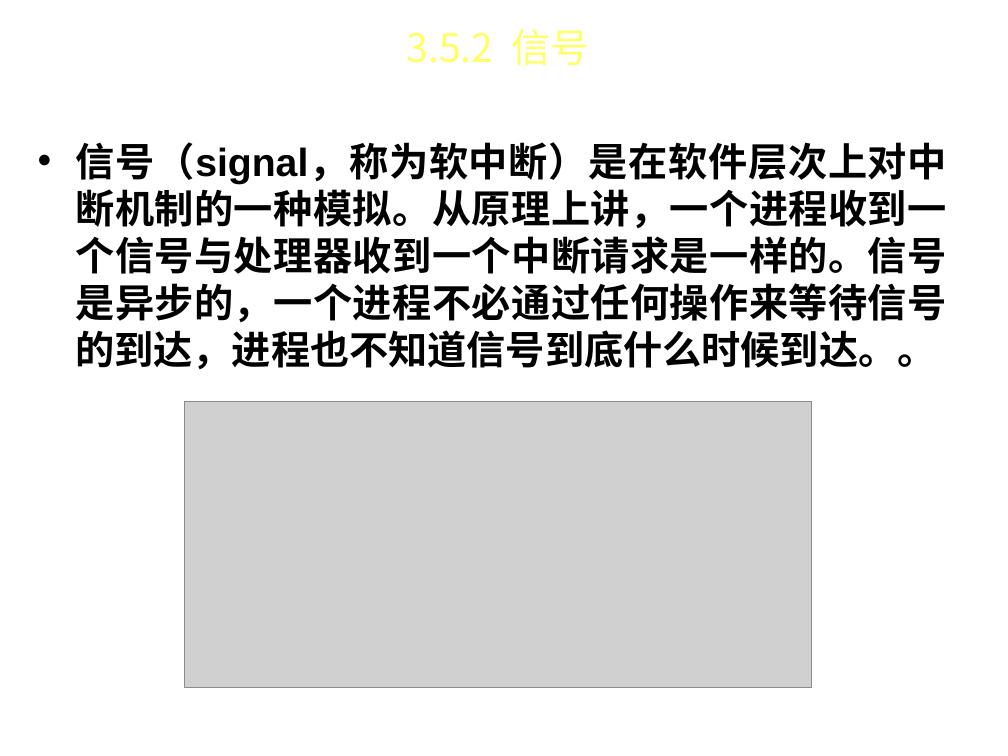
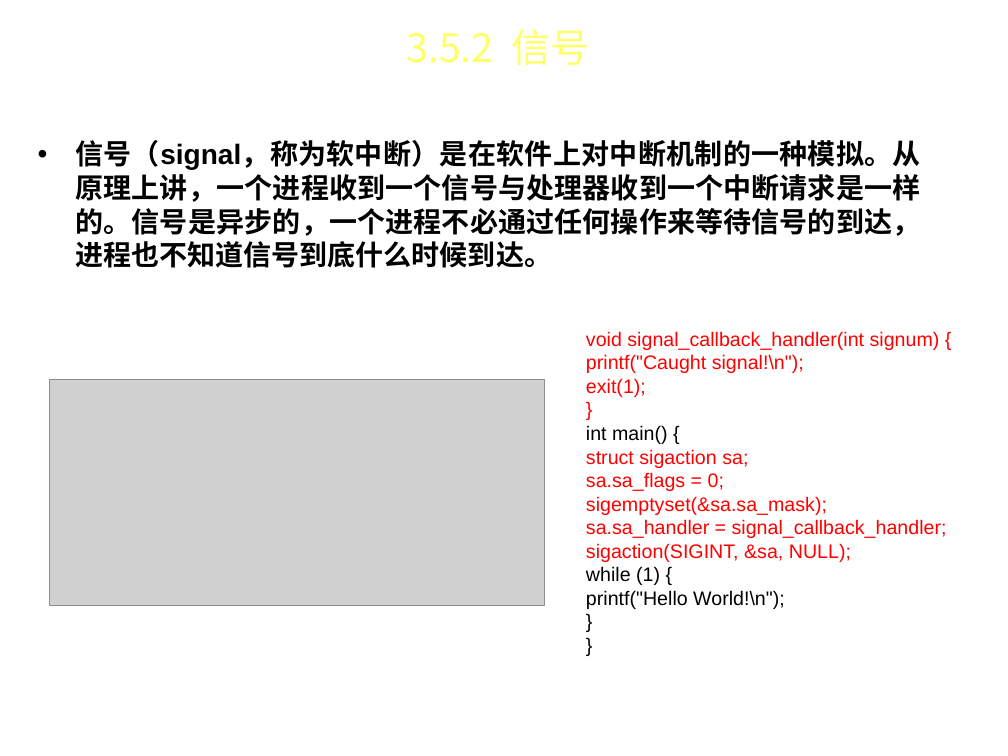
Before and after one commit to FourierAI/Operating-system, a slide deck: slide 40 of 操作系统-第3章.ppt (slide 53 before the commit). Drawn at 1008x756 pixels with LibreOffice and Linux fonts; fonts in the diff are those of the drawing; grey boxes stand for pictures; background and template pictures are left out. Boxes give left, top, right and bottom in pixels: in the first picture for what was removed or moved away, otherwise in the second. Text is boxed around its words. In the diff, an @@ line names an element or a change of style, - is before the commit and + after.

Commit message:
lec03

```diff
--- a/操作系统-第3章.ppt
+++ b/操作系统-第3章.ppt
@@ text at (x1=75, y1=140, x2=920, y2=268): text changed; size 28 to 20 pt @@
-• 信号（signal，称为软中断）是在软件层次上对中断机制的一种模拟。从原理上讲，一个进程收到一个信号与处理器收到一个中断请求是一样的。信号是异步的，一个进程不必通过任何操作来等待信号的到达，进程也不知道信号到底什么时候到达。。
+• 信号（signal，称为软中断）是在软件上对中断机制的一种模拟。从原理上讲，一个进程收到一个信号与处理器收到一个中断请求是一样的。信号是异步的，一个进程不必通过任何操作来等待信号的到达，进程也不知道信号到底什么时候到达。
@@ text added at (x1=586, y1=331, x2=947, y2=609), 14 pt, text #FF0000 @@
+void signal_callback_handler(int signum) {
+printf("Caught signal!\n");
+exit(1);
+}
+int main() {
+struct sigaction sa;
+sa.sa_flags = 0;
+sigemptyset(&sa.sa_mask);
+sa.sa_handler = signal_callback_handler;
+sigaction(SIGINT, &sa, NULL);
+while (1) {
+printf("Hello World!\n");
+}
+}
@@ picture resized from (x1=184, y1=401, x2=810, y2=687) to (x1=49, y1=380, x2=544, y2=606) @@
```
Also in this commit, not shown: 6 other slides changed, 5 slides added, 14 slides removed.
